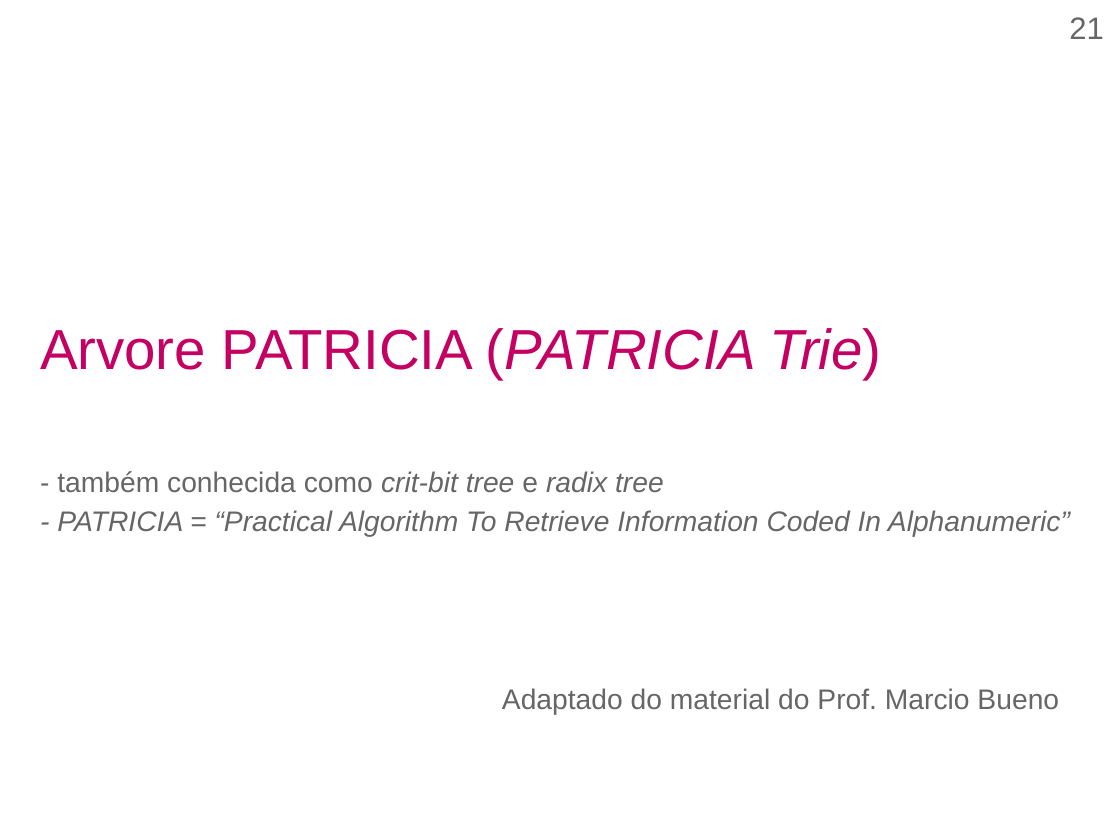
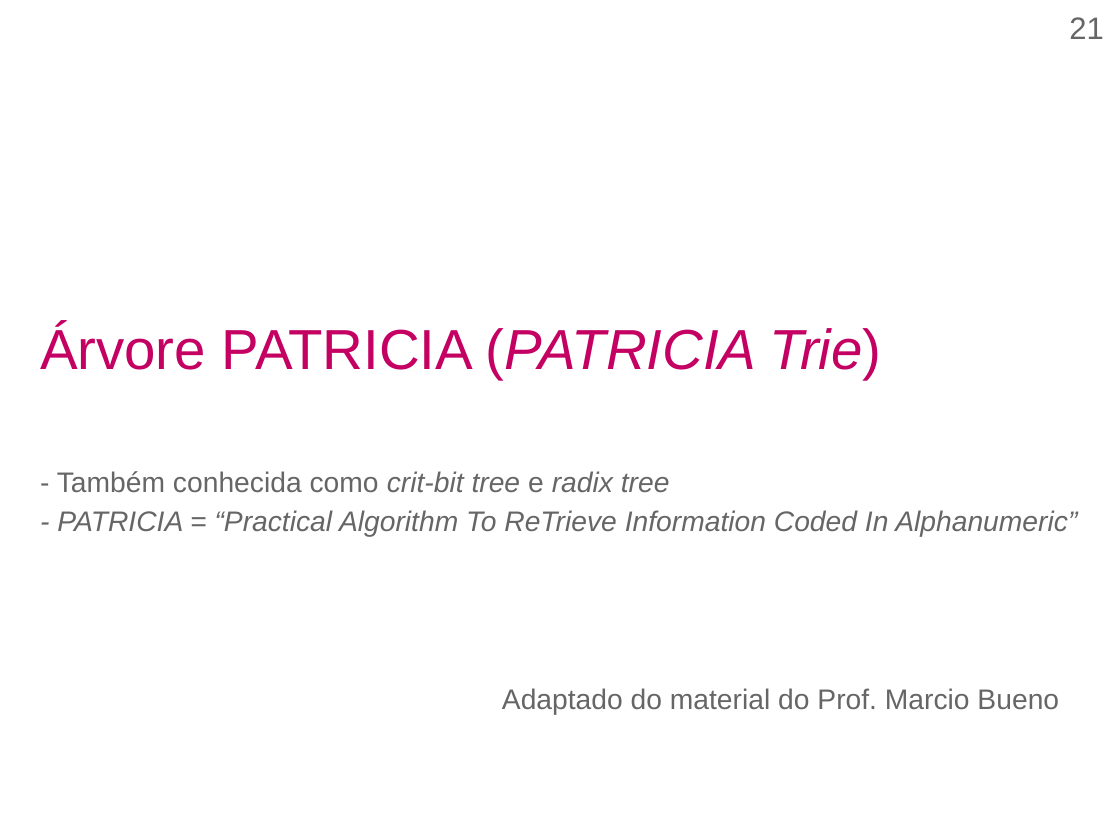
Before and after one commit to efurlanm/teaching, a slide deck: slide 21 of aed/AED-U4S2-Tries.odp. Drawn at 1120x840 pixels with LibreOffice and Linux fonts; fonts in the diff are those of the drawing. Boxes give left, top, right and bottom in pixels: in the first picture for what was removed or moved away, otherwise in the second. Text is boxed around its words. In the diff, an @@ line names an element or a change of style, - is before the commit and + after.

```diff
--- a/aed/AED-U4S2-Tries.odp
+++ b/aed/AED-U4S2-Tries.odp
@@ title at <box>40,325,1077,537</box>: text changed @@
-Arvore PATRICIA (PATRICIA Trie)
-- também conhecida como crit-bit tree e radix tree
-- PATRICIA = “Practical Algorithm To Retrieve Information Coded In Alphanumeric”
+Árvore PATRICIA (PATRICIA Trie)
+- Também conhecida como crit-bit tree e radix tree
+- PATRICIA = “Practical Algorithm To ReTrieve Information Coded In Alphanumeric”
```
Also in this commit, not shown: 17 other slides changed, 20 other files.
